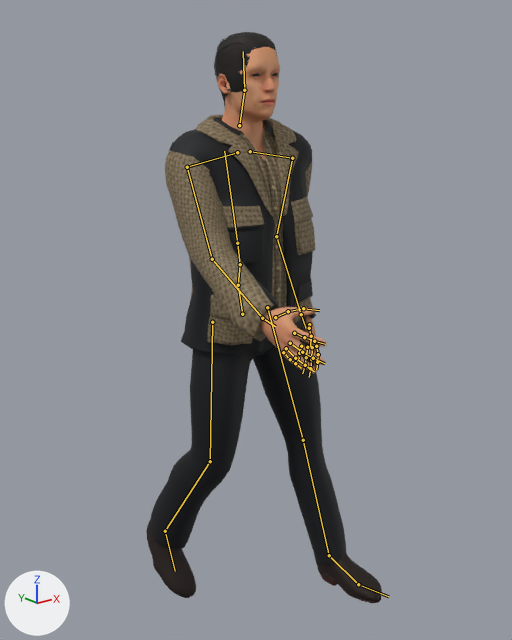
The glTF model public/models/npcs/parkhurst-architect.glb, before and after one commit.
Both versions are drawn from a 50 mm camera at (-1.329, -1.735, 1.685) aimed at (0.066, 0.009, 0.987). Lighting does not change. The marker at lower left points along +X, +Y and +Z. The first picture is the older version. Both versions are drawn at frame 13 of the action 'sprint'; the numbers are the values there. The bones that change, and the others that lie on the model, are drawn over the model as lines.

Names of what the first picture shows: 'EyesMesh', 'HairShoesMesh', 'OutfitMesh', 'SkinMesh'.
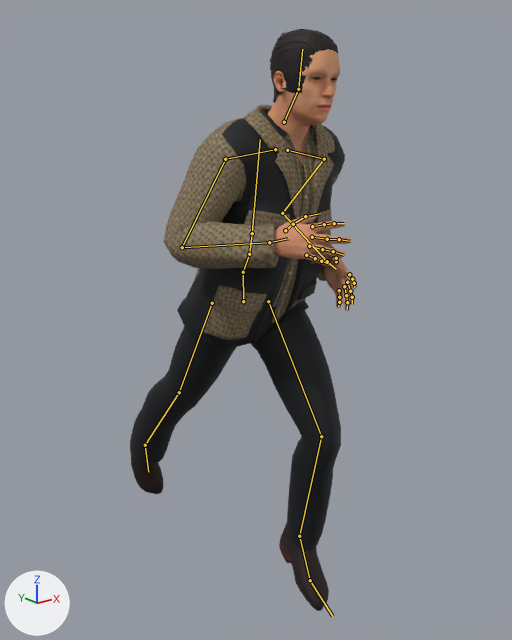
Pixel boxes [x1, y1, x2, y2] of what changed, in the pictures (512 x 640 px):
'OutfitMesh', posed (8% wider): before [149, 115, 347, 563]; after [131, 105, 345, 551]
'SkinMesh', posed: before [217, 47, 327, 374]; after [268, 49, 356, 311]
'HairShoesMesh', posed (12% narrower): before [146, 32, 382, 603]; after [130, 29, 338, 611]
'EyesMesh', posed: before [252, 73, 277, 76]; after [312, 77, 337, 81]
bone 'Hips', root to tip: before (242, 314) to (238, 285); after (243, 301) to (243, 272)
bone 'Spine', root to tip: before (238, 285) to (240, 264); after (243, 272) to (249, 254)
bone 'Chest', root to tip: before (240, 264) to (237, 243); after (249, 254) to (252, 233)
bone 'UpperArm_L', root to tip: before (292, 158) to (276, 236); after (324, 159) to (282, 213)
bone 'LowerArm_L', root to tip: before (276, 236) to (301, 314); after (282, 213) to (327, 261)
bone 'UpperArm_R', root to tip: before (187, 167) to (212, 259); after (225, 159) to (182, 247)
bone 'LowerArm_R', root to tip: before (212, 259) to (262, 318); after (182, 247) to (269, 242)
bone 'Head', root to tip: before (244, 90) to (243, 51); after (298, 89) to (302, 49)
bone 'UpperLeg_L', root to tip: before (267, 307) to (303, 440); after (268, 301) to (321, 436)
bone 'LowerLeg_L', root to tip: before (303, 440) to (329, 555); after (321, 436) to (299, 536)
bone 'Foot_L', root to tip: before (329, 555) to (358, 584); after (299, 536) to (310, 580)
bone 'UpperLeg_R', root to tip: before (212, 322) to (210, 461); after (212, 303) to (179, 392)
bone 'LowerLeg_R', root to tip: before (210, 461) to (165, 531); after (179, 392) to (145, 445)
bone 'Foot_R', root to tip: before (165, 531) to (175, 571); after (145, 445) to (148, 472)

Diff of the bpy script that builds the scene:
```diff
--- a/public/models/npcs/parkhurst-architect.glb.py
+++ b/public/models/npcs/parkhurst-architect.glb.py
@@ bone_hips @@
 bone_hips = bpy.data.objects['Npc_parkhurst-architect'].pose.bones['Hips']  # child of 'Root'
-bone_hips.location = (0.0, 0.0, 0.0)
-bone_hips.rotation_quaternion = (0.997, 0.069, -0.009, 0.014)  # degrees (8, -1, 2)
+bone_hips.location = (0.003, 0.038, 0.014)
+bone_hips.rotation_quaternion = (0.995, 0.065, 0.0, -0.076)  # degrees (7, 1, -9)
@@ bone_spine @@
 bone_spine = bpy.data.objects['Npc_parkhurst-architect'].pose.bones['Spine']  # child of 'Hips'
-bone_spine.rotation_quaternion = (0.999, -0.038, 0.0, 0.009)  # degrees (-4, 0, 1)
+bone_spine.rotation_quaternion = (0.99, 0.111, 0.051, 0.068)  # degrees (13, 5, 8)
@@ bone_chest @@
 bone_chest = bpy.data.objects['Npc_parkhurst-architect'].pose.bones['Chest']  # child of 'Spine'
-bone_chest.rotation_quaternion = (0.998, -0.052, 0.001, -0.017)  # degrees (-6, 0, -2)
+bone_chest.rotation_quaternion = (0.997, -0.059, 0.016, -0.04)  # degrees (-7, 2, -5)
@@ bone_upperarm_l @@
 bone_upperarm_l = bpy.data.objects['Npc_parkhurst-architect'].pose.bones['UpperArm_L']  # child of 'clavicle_l'
-bone_upperarm_l.rotation_quaternion = (0.921, -0.168, 0.063, -0.347)  # degrees (-21, 0, -41)
+bone_upperarm_l.rotation_quaternion = (0.9, -0.248, 0.18, -0.309)  # degrees (-34, 10, -41)
@@ bone_lowerarm_l @@
 bone_lowerarm_l = bpy.data.objects['Npc_parkhurst-architect'].pose.bones['LowerArm_L']  # child of 'UpperArm_L'
-bone_lowerarm_l.rotation_quaternion = (0.999, -0.04, 0.0, 0.0)  # degrees (-5, 0, 0)
+bone_lowerarm_l.rotation_quaternion = (0.853, 0.519, 0.0, 0.051)  # degrees (63, -3, 5)
@@ bone_upperarm_r @@
 bone_upperarm_r = bpy.data.objects['Npc_parkhurst-architect'].pose.bones['UpperArm_R']  # child of 'clavicle_r'
-bone_upperarm_r.rotation_quaternion = (0.921, 0.168, 0.063, 0.347)  # degrees (21, 0, 41)
+bone_upperarm_r.rotation_quaternion = (0.971, 0.018, -0.168, 0.166)  # degrees (-1, -19, 20)
@@ bone_lowerarm_r @@
 bone_lowerarm_r = bpy.data.objects['Npc_parkhurst-architect'].pose.bones['LowerArm_R']  # child of 'UpperArm_R'
-bone_lowerarm_r.rotation_quaternion = (0.999, -0.04, 0.0, 0.0)  # degrees (-5, 0, 0)
+bone_lowerarm_r.rotation_quaternion = (0.804, 0.591, 0.0, -0.059)  # degrees (72, 4, -5)
@@ bone_head @@
 bone_head = bpy.data.objects['Npc_parkhurst-architect'].pose.bones['Head']  # child of 'neck_01'
-bone_head.rotation_quaternion = (1.0, 0.011, 0.0, 0.006)  # degrees (1, 0, 1)
+bone_head.rotation_quaternion = (0.998, -0.06, -0.012, 0.02)  # degrees (-7, -1, 2)
@@ bone_upperleg_l @@
 bone_upperleg_l = bpy.data.objects['Npc_parkhurst-architect'].pose.bones['UpperLeg_L']  # child of 'Hips'
-bone_upperleg_l.rotation_quaternion = (-0.985, 0.15, 0.016, -0.083)  # degrees (-17, 0, 10)
+bone_upperleg_l.rotation_quaternion = (0.939, -0.309, -0.028, 0.147)  # degrees (-36, 2, 17)
@@ bone_lowerleg_l @@
 bone_lowerleg_l = bpy.data.objects['Npc_parkhurst-architect'].pose.bones['LowerLeg_L']  # child of 'UpperLeg_L'
-bone_lowerleg_l.rotation_quaternion = (1.0, -0.014, -0.002, 0.0)  # degrees (-2, 0, 0)
+bone_lowerleg_l.rotation_quaternion = (0.92, 0.383, 0.0, -0.042)  # degrees (45, 2, -4)
@@ bone_foot_l @@
 bone_foot_l = bpy.data.objects['Npc_parkhurst-architect'].pose.bones['Foot_L']  # child of 'LowerLeg_L'
-bone_foot_l.rotation_quaternion = (1.0, 0.002, -0.001, 0.005)  # degrees (0, 0, 1)
+bone_foot_l.rotation_quaternion = (0.985, 0.079, -0.06, 0.143)  # degrees (8, -8, 16)
@@ bone_upperleg_r @@
 bone_upperleg_r = bpy.data.objects['Npc_parkhurst-architect'].pose.bones['UpperLeg_R']  # child of 'Hips'
-bone_upperleg_r.rotation_quaternion = (0.999, -0.047, 0.004, -0.018)  # degrees (-5, 0, -2)
+bone_upperleg_r.rotation_quaternion = (-0.956, -0.289, 0.047, 0.001)  # degrees (34, -5, -2)
@@ bone_lowerleg_r @@
 bone_lowerleg_r = bpy.data.objects['Npc_parkhurst-architect'].pose.bones['LowerLeg_R']  # child of 'UpperLeg_R'
-bone_lowerleg_r.rotation_quaternion = (0.969, 0.245, -0.027, -0.001)  # degrees (28, -3, -1)
+bone_lowerleg_r.rotation_quaternion = (0.999, 0.02, 0.0, 0.002)  # degrees (2, 0, 0)
@@ bone_foot_r @@
 bone_foot_r = bpy.data.objects['Npc_parkhurst-architect'].pose.bones['Foot_R']  # child of 'LowerLeg_R'
-bone_foot_r.rotation_quaternion = (0.997, 0.078, 0.0, -0.001)  # degrees (9, 0, 0)
+bone_foot_r.rotation_quaternion = (0.943, 0.304, 0.128, 0.01)  # degrees (36, 14, 6)
```
